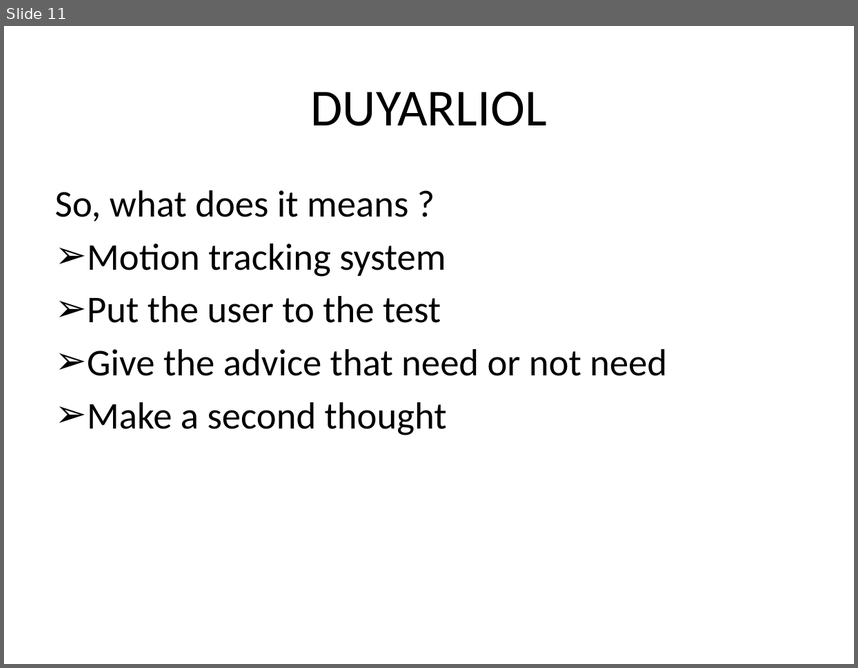
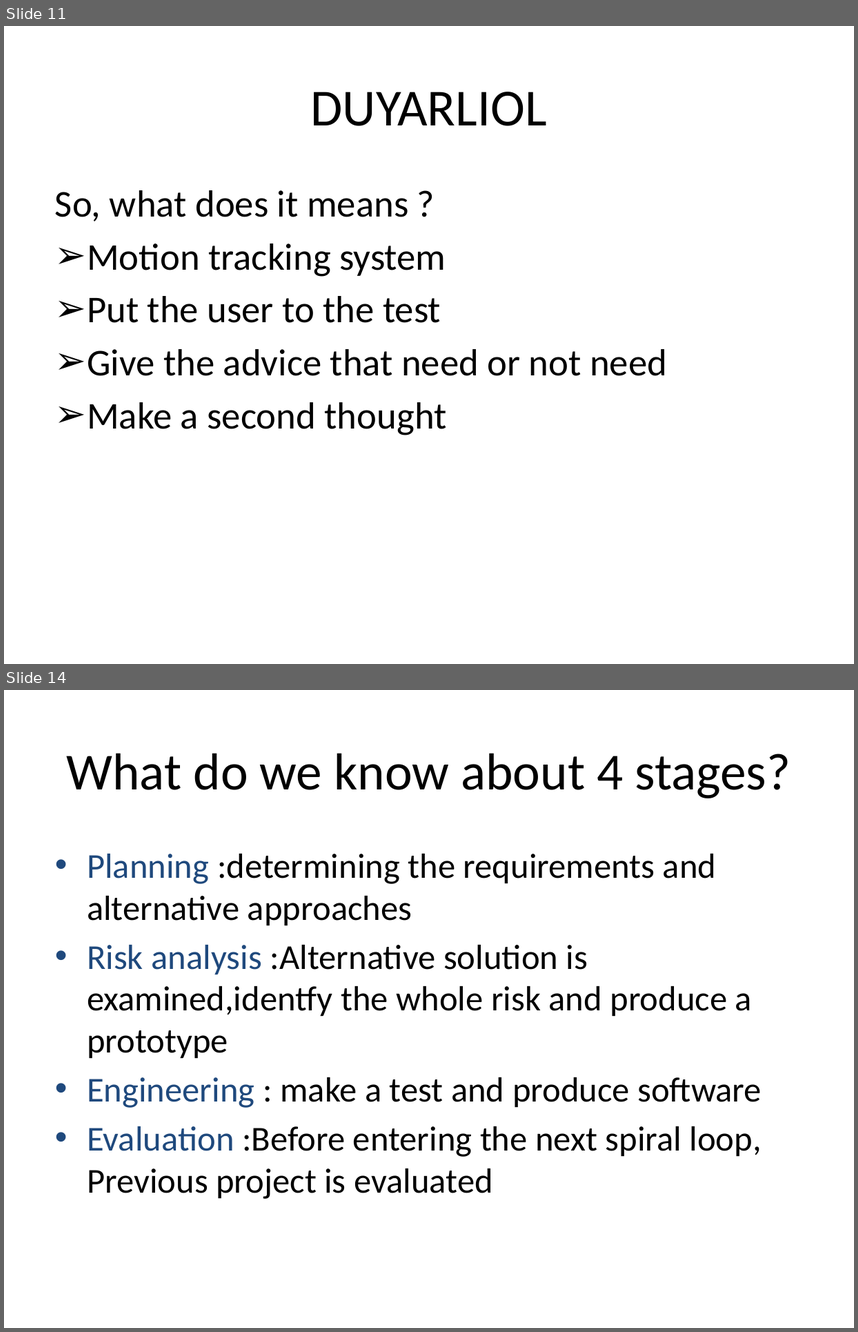
Before and after one commit to hakanyildiz/BIM444-Computer-Engineering-Apps, a slide deck: Documents/DUYARLIOL.pptx. Shown one above the other, each under a label of ours: slide 11 before the commit, slides 11 and 14 after it; the slides between them are not shown. The pictures are 858x668 and 858x1332 pixels, drawn with LibreOffice and Linux fonts; fonts in the diff are those of the drawing. Boxes give left, top, right and bottom in pixels: in the first picture for what was removed or moved away, otherwise in the second. Text is boxed around its words. In the diff, an @@ line names an element or a change of style, - is before the commit and + after.

```diff
--- a/Documents/DUYARLIOL.pptx
+++ b/Documents/DUYARLIOL.pptx
@@ slide 14 added at box(4, 690, 854, 1328), background #FFFFFF @@
@@ title added at box(67, 753, 791, 798), 44 pt, text #000000 @@
+What do we know about 4 stages?
@@ text added at box(87, 854, 762, 1199), 29.6 pt, text #000000 @@
+• Planning :determining the requirements and alternative approaches
+• Risk analysis :Alternative solution is examined,identfy the whole risk and produce a prototype
+• Engineering : make a test and produce software
+• Evaluation :Before entering the next spiral loop,
+  Previous project is evaluated
```
Also in this commit, not shown: 2 slides changed, 8 other slides added, 2 other files.
